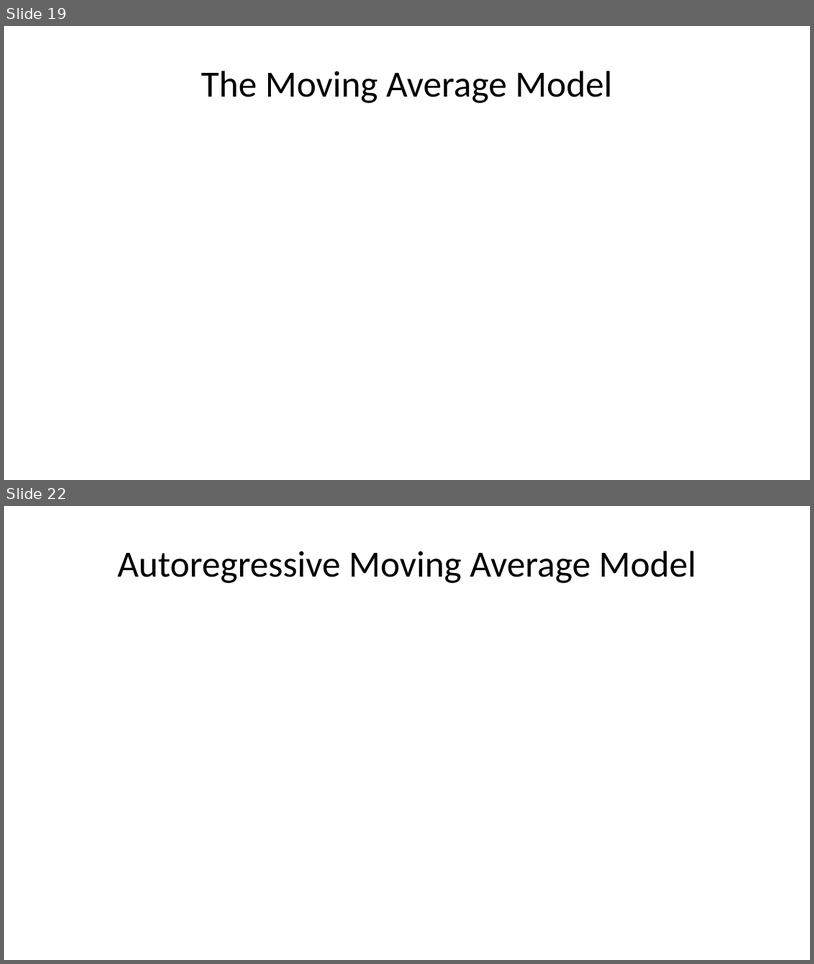
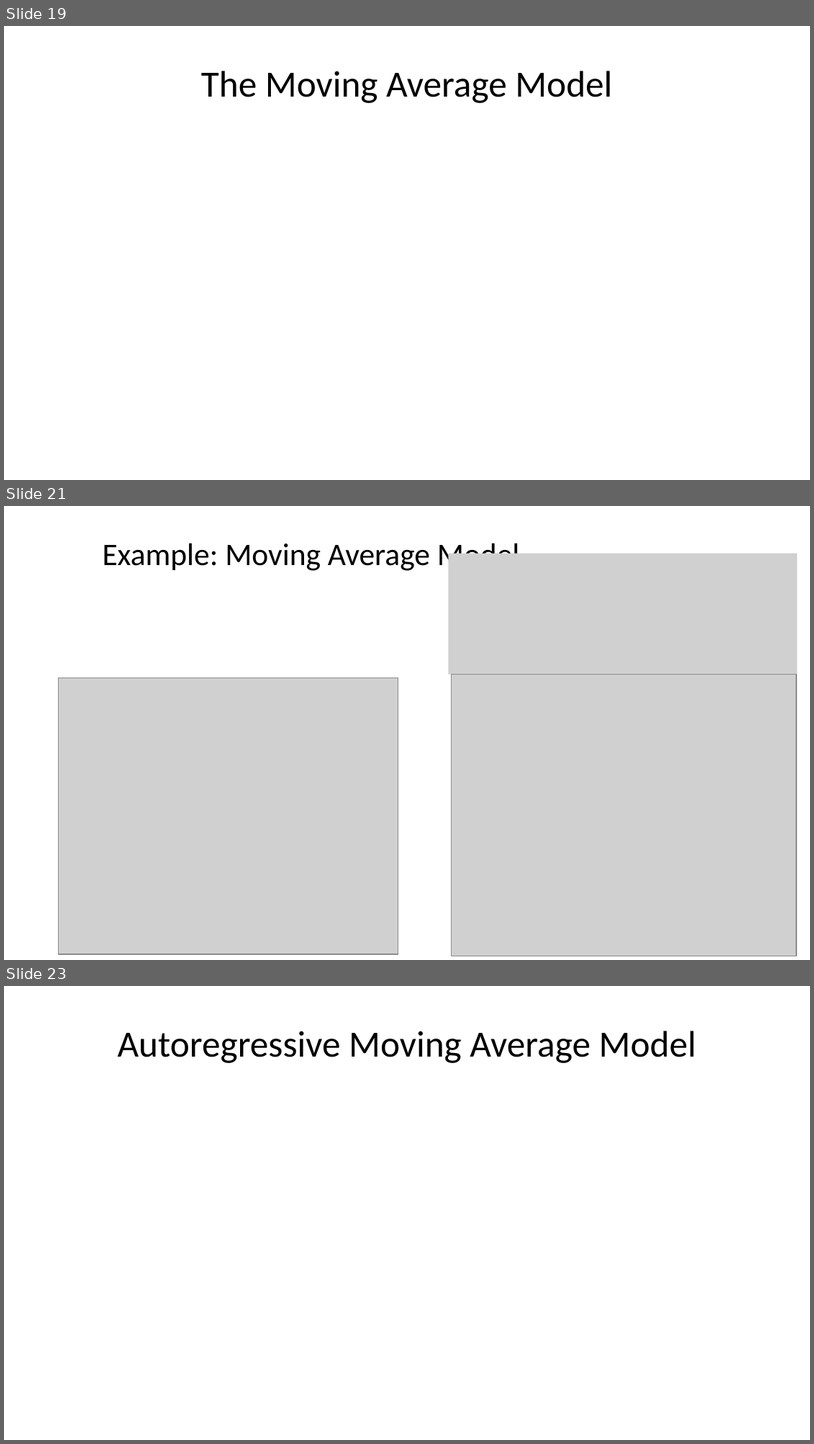
Before and after one commit to StephenElston/CSCI-E-83, a slide deck: LectureSlides/12_IntroductionToTimeSeriesForecasting.pptx. Shown one above the other, each under a label of ours: slides 19 and 22 before the commit, slides 19, 21 and 23 after it; the slides between them are not shown. The pictures are 814x964 and 814x1444 pixels, drawn with LibreOffice and Linux fonts; fonts in the diff are those of the drawing; grey boxes stand for pictures. Boxes give left, top, right and bottom in pixels: in the first picture for what was removed or moved away, otherwise in the second. Text is boxed around its words. In the diff, an @@ line names an element or a change of style, - is before the commit and + after.

```diff
--- a/LectureSlides/12_IntroductionToTimeSeriesForecasting.pptx
+++ b/LectureSlides/12_IntroductionToTimeSeriesForecasting.pptx
@@ slide 21 added at <box>4,506,810,960</box>, background #FFFFFF @@
@@ title added at <box>103,539,520,573</box>, 28 pt, text #000000 @@
+Example: Moving Average Model
@@ picture added at <box>448,554,797,674</box> @@
@@ picture added at <box>58,678,399,955</box> @@
@@ picture added at <box>452,674,797,956</box> @@
@@ what was slide 22 is now slide 23 @@
```
Also in this commit, not shown: 9 slides changed.
